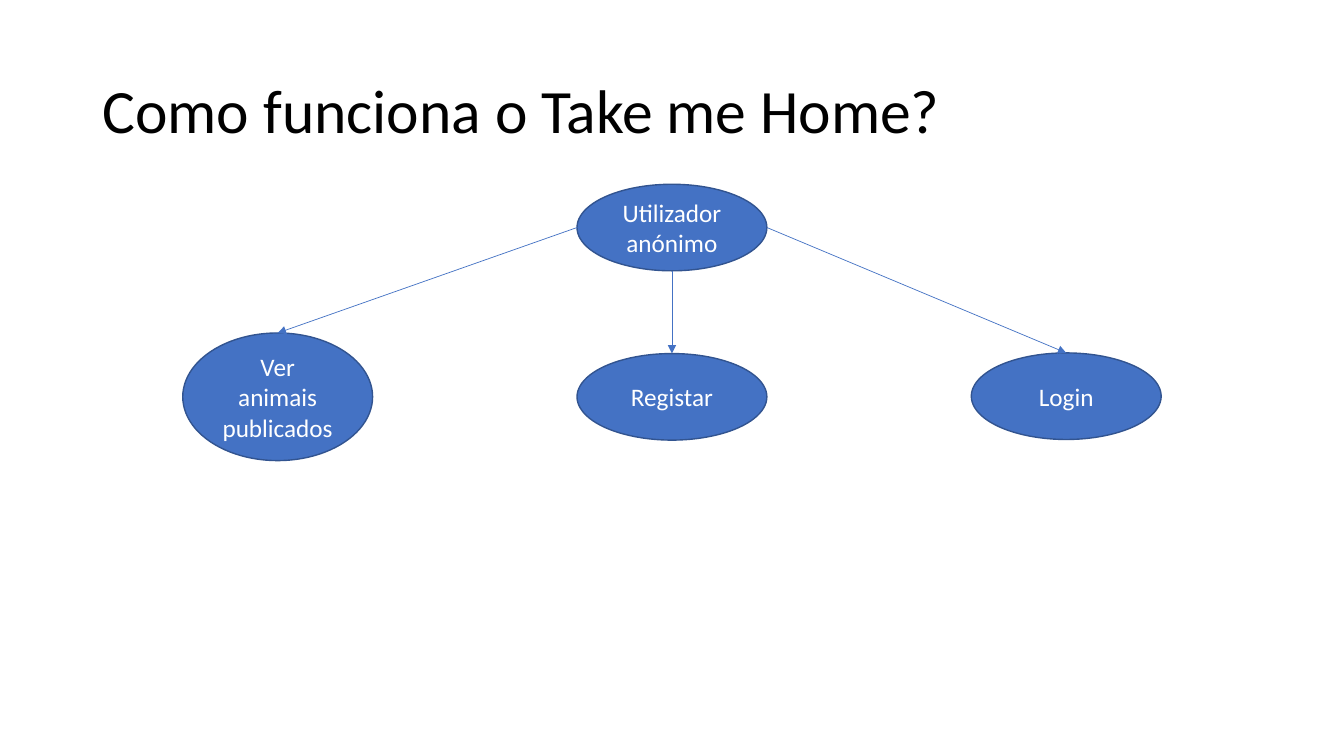
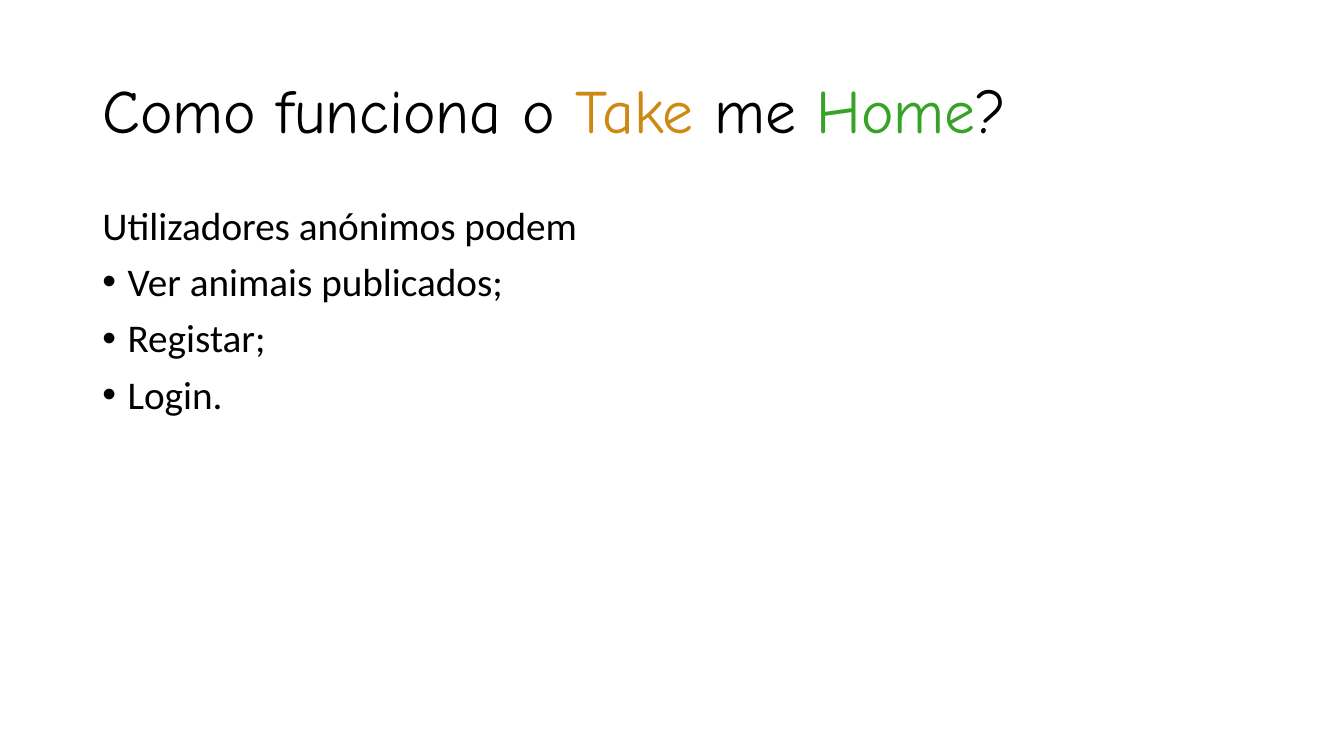
Before and after one commit to diogosousa034/pap, a slide deck: slide 3 of Take me Home.pptx. Drawn at 1344x756 pixels with LibreOffice and Linux fonts; fonts in the diff are those of the drawing. Boxes give left, top, right and bottom in pixels: in the first picture for what was removed or moved away, otherwise in the second. Text is boxed around its words. In the diff, an @@ line names an element or a change of style, - is before the commit and + after.

```diff
--- a/Take me Home.pptx
+++ b/Take me Home.pptx
@@ title "Como funciona o Take me ..." at [102, 89, 1007, 134]: font Calibri to Comic Neue; text colour #000000 to #CC8A14 in "Take"; text colour #000000 to #36A327 in "Home?" @@
@@ ellipse removed at [577, 185, 766, 271] @@
-Utilizador anónimo
@@ text added at [102, 212, 577, 416], 28 pt, text #000000 @@
+Utilizadores anónimos podem
+• Ver animais publicados;
+• Registar;
+• Login.
@@ arrow removed from (577, 228) to (278, 333) @@
@@ arrow removed from (767, 228) to (1067, 353) @@
@@ arrow removed from (673, 271) to (673, 354) @@
@@ ellipse removed at [182, 333, 372, 461] @@
-Ver animais publicados
@@ ellipse removed at [577, 354, 766, 441] @@
-Registar
@@ ellipse removed at [972, 353, 1162, 440] @@
-Login
```
Also in this commit, not shown: 4 other slides changed, 1 slide added, 1 slide removed, 8 other files.
